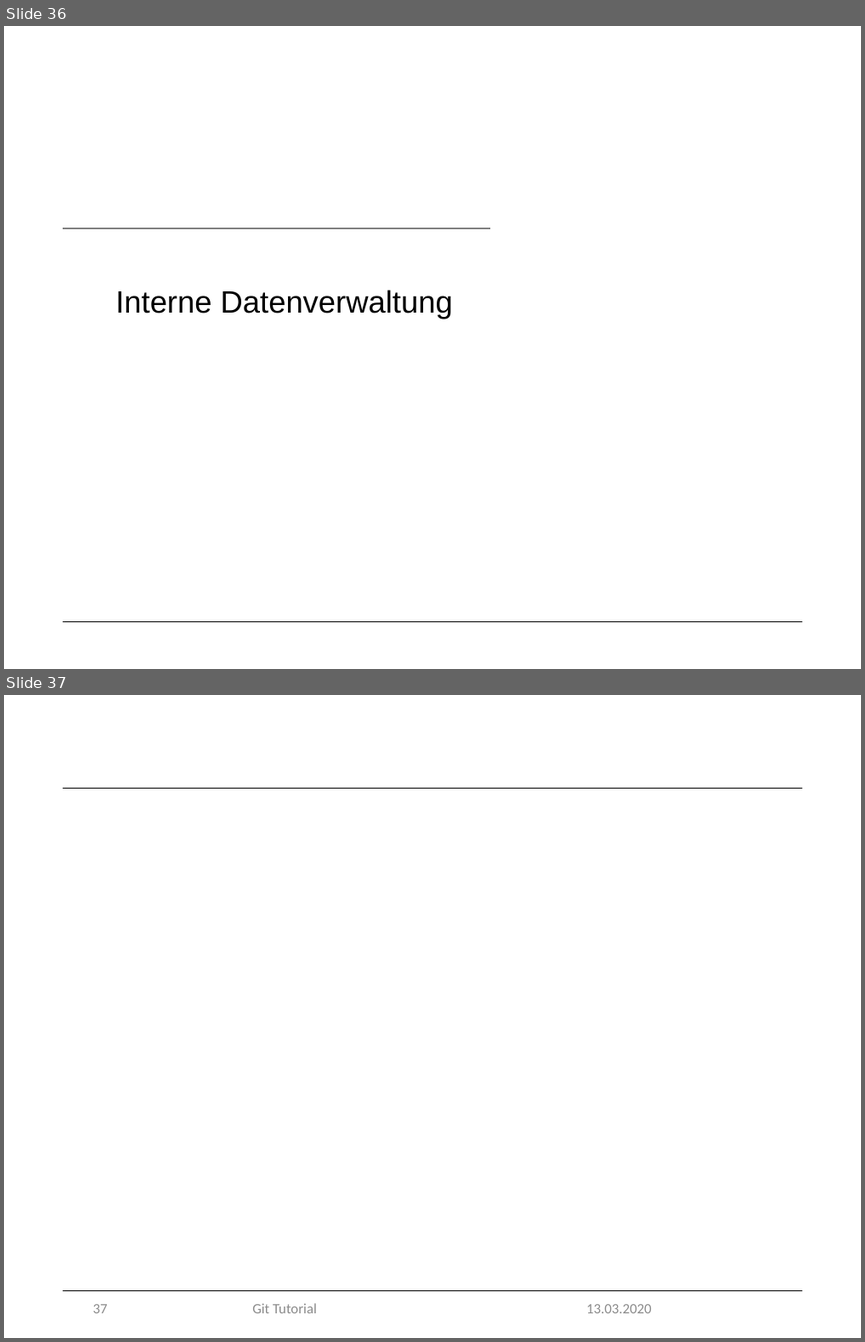
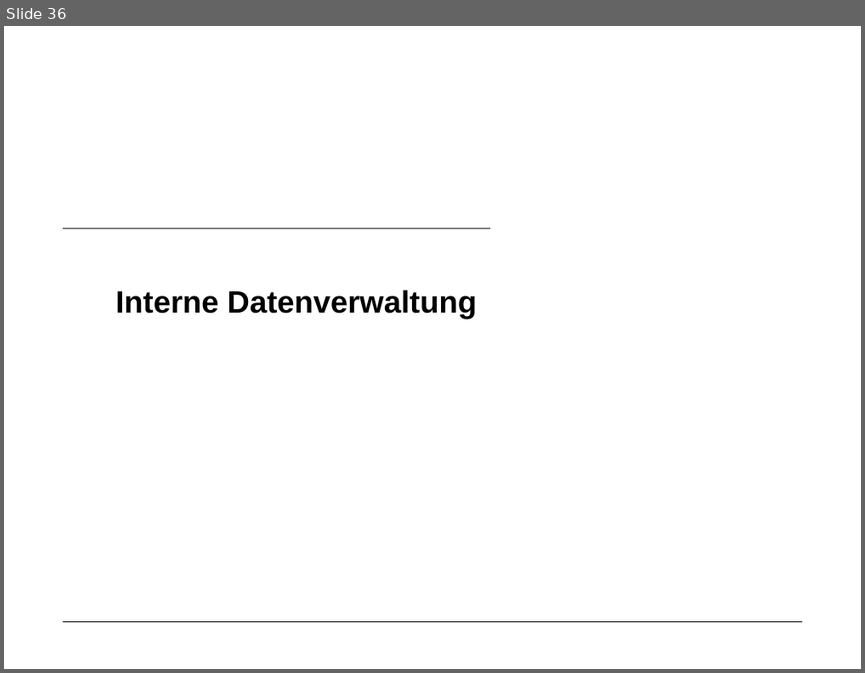
Before and after one commit to marcretzlaff/projektarbeit, a slide deck: Präsentation-90min/Präsentation-90min.pptx. Shown one above the other, each under a label of ours: slides 36 and 37 before the commit, slide 36 after it. The pictures are 865x1342 and 865x673 pixels, drawn with LibreOffice and Linux fonts; fonts in the diff are those of the drawing; background and template pictures are left out. Boxes give left, top, right and bottom in pixels: in the first picture for what was removed or moved away, otherwise in the second. Text is boxed around its words. In the diff, an @@ line names an element or a change of style, - is before the commit and + after.

```diff
--- a/Präsentation-90min/Präsentation-90min.pptx
+++ b/Präsentation-90min/Präsentation-90min.pptx
@@ slide 37 removed at (x1=4, y1=695, x2=861, y2=1338), background #FFFFFF; not listed: 1 template element that a slide beside it also shows @@
@@ line removed from (64, 789) to (801, 789) @@
@@ page number removed at (x1=93, y1=1304, x2=108, y2=1313) @@
-37
@@ text removed at (x1=252, y1=1303, x2=317, y2=1313) @@
-Git Tutorial
@@ text removed at (x1=586, y1=1304, x2=651, y2=1313) @@
-13.03.2020
@@ slide 36 changed as well @@
@@ title "Interne Datenverwaltung" at (x1=115, y1=290, x2=477, y2=319): bold on @@
```
Also in this commit, not shown: 33 other slides changed, 1 slide added.
